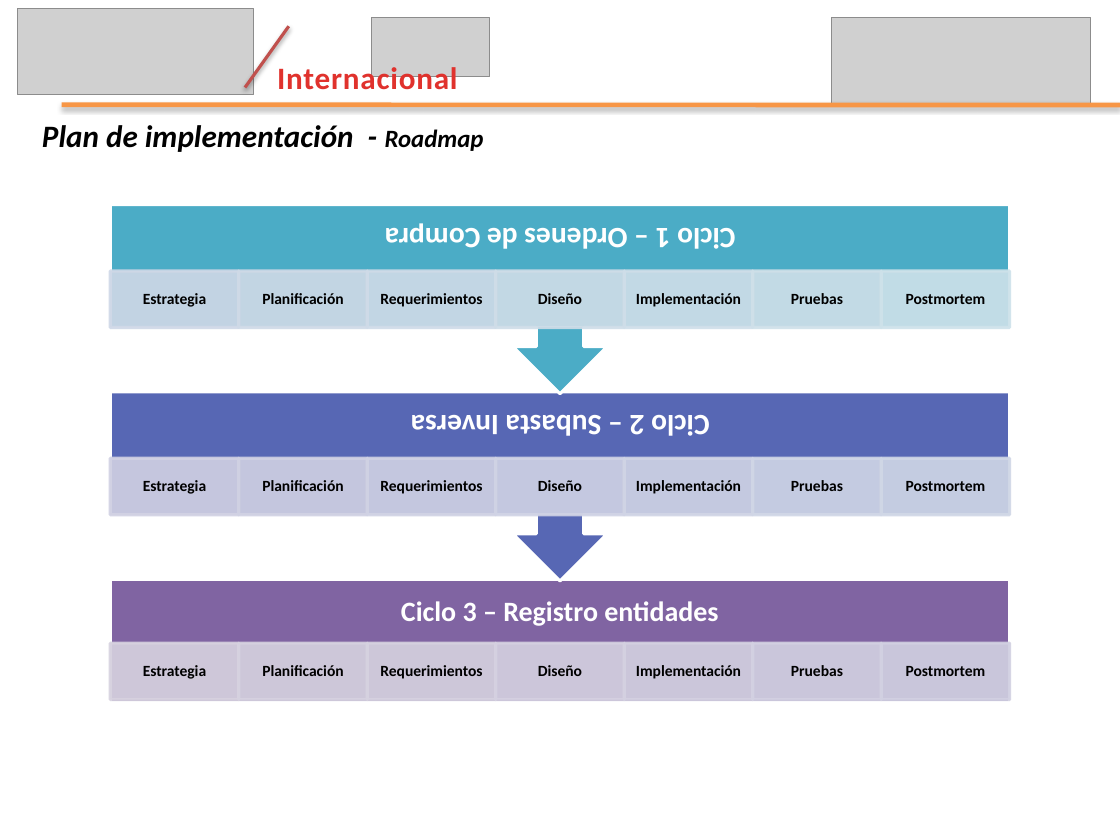
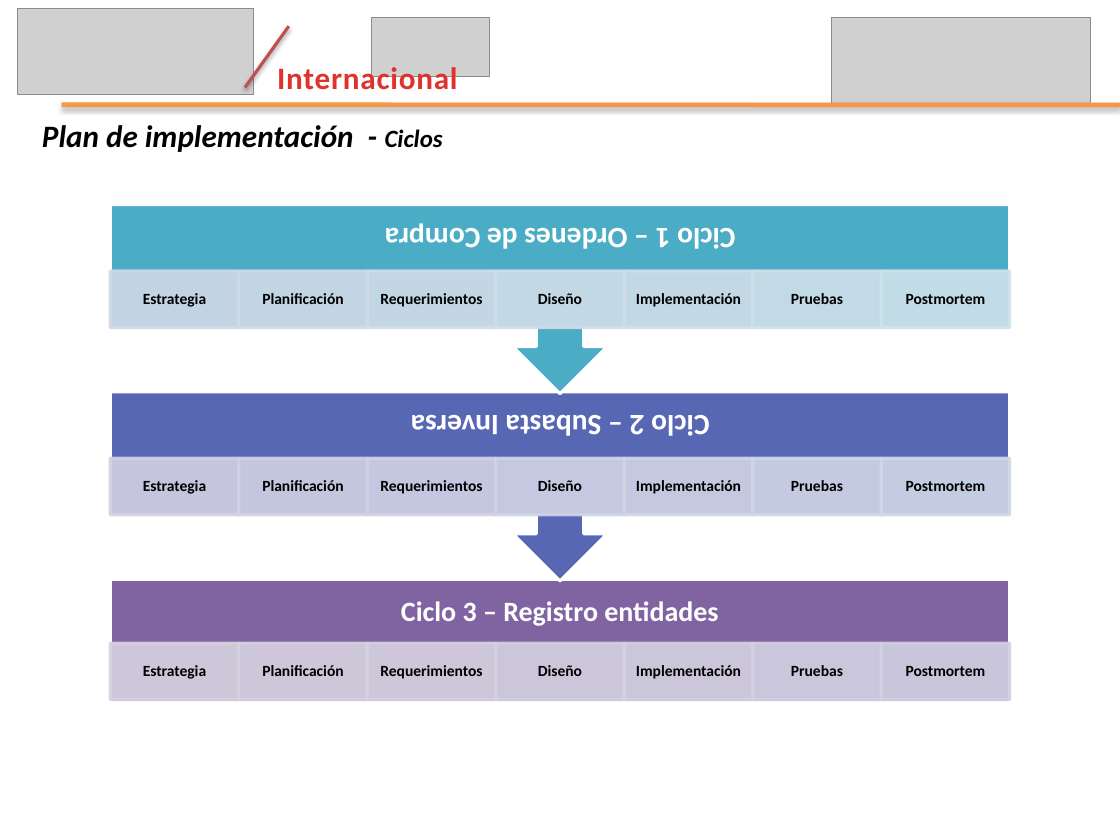
Before and after one commit to leseroth/ingenium-managment, a slide deck: slide 21 of CSOF5200 Proyecto 2/0727PresentacionIngenium.pptx. Drawn at 1120x840 pixels with LibreOffice and Linux fonts; fonts in the diff are those of the drawing; grey boxes stand for pictures. Boxes give left, top, right and bottom in pixels: in the first picture for what was removed or moved away, otherwise in the second. Text is boxed around its words. In the diff, an @@ line names an element or a change of style, - is before the commit and + after.

Commit message:
Presentación

```diff
--- a/CSOF5200 Proyecto 2/0727PresentacionIngenium.pptx
+++ b/CSOF5200 Proyecto 2/0727PresentacionIngenium.pptx
@@ text at [42,125,443,152]: text changed @@
-  Plan de implementación - Roadmap
+  Plan de implementación - Ciclos
```
